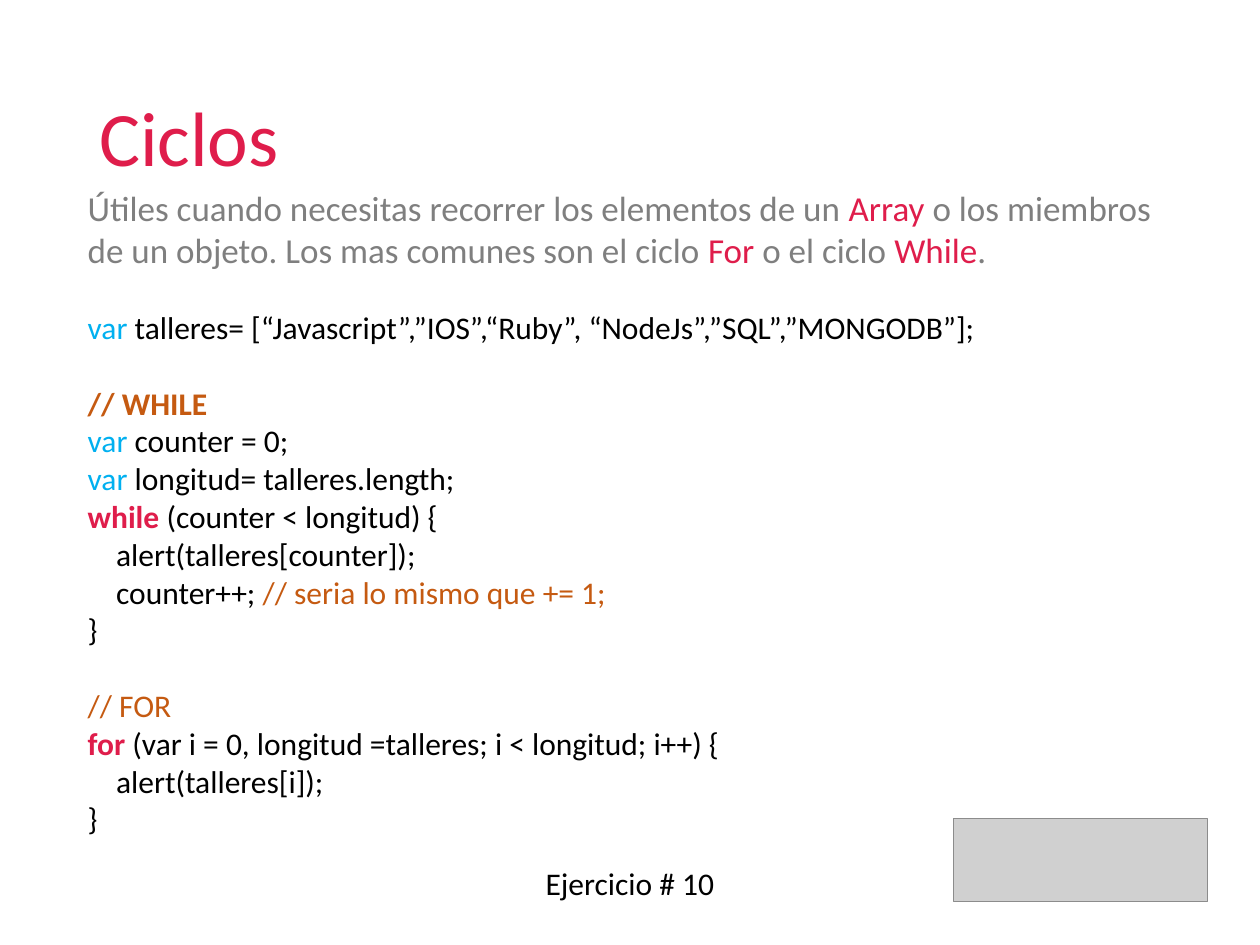
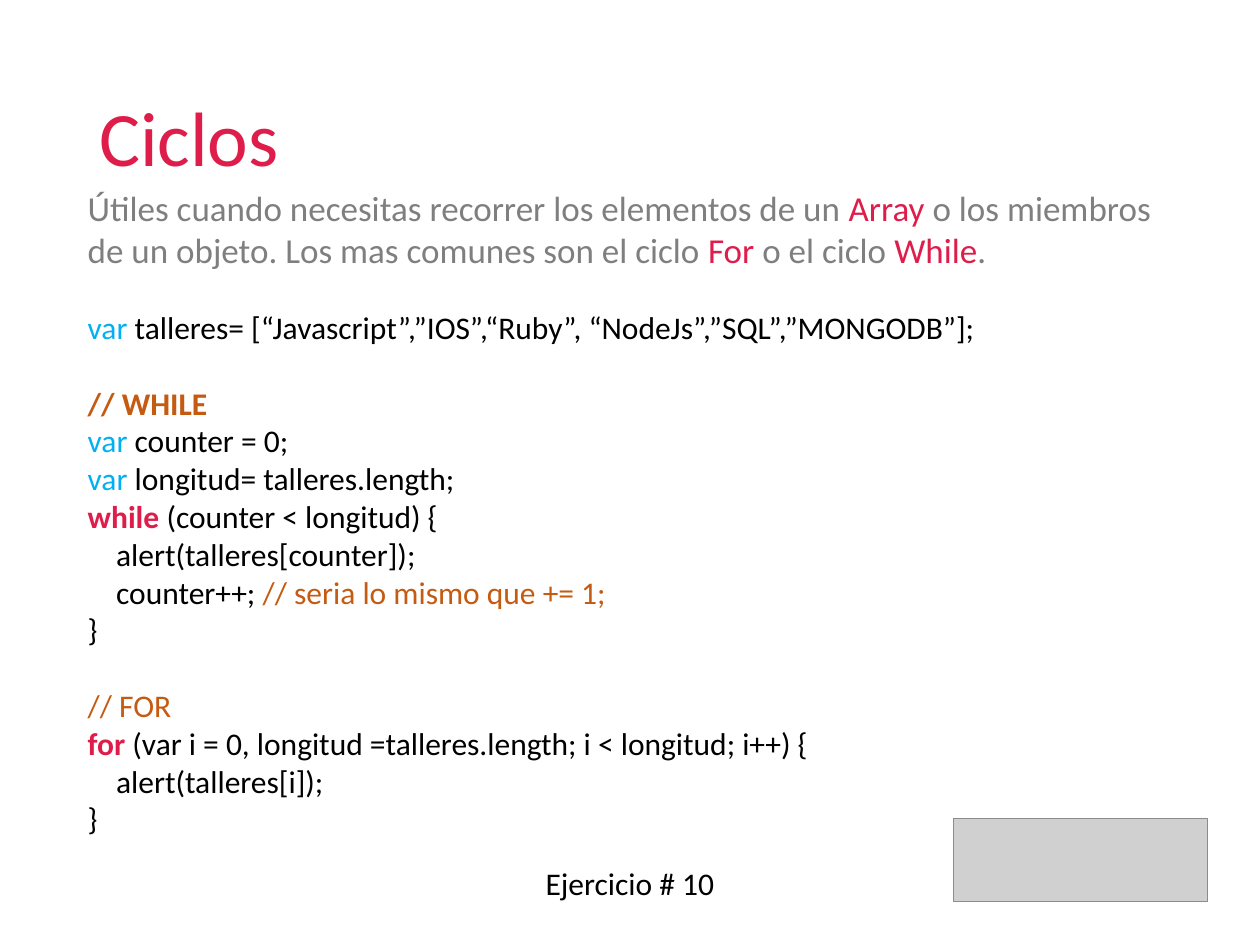
Before and after one commit to Cuartoo/TallerJavascript, a slide deck: slide 49 of Javascript.pptx. Drawn at 1260x945 pixels with LibreOffice and Linux fonts; fonts in the diff are those of the drawing; grey boxes stand for pictures. Boxes give left, top, right and bottom in pixels: in the first picture for what was removed or moved away, otherwise in the second. Text is boxed around its words. In the diff, an @@ line names an element or a change of style, - is before the commit and + after.

```diff
--- a/Javascript.pptx
+++ b/Javascript.pptx
@@ text at (88,732,790,761): text changed @@
-for (var i = 0, longitud =talleres; i < longitud; i++) {
+for (var i = 0, longitud =talleres.length; i < longitud; i++) {
```
Also in this commit, not shown: 10 other files.
